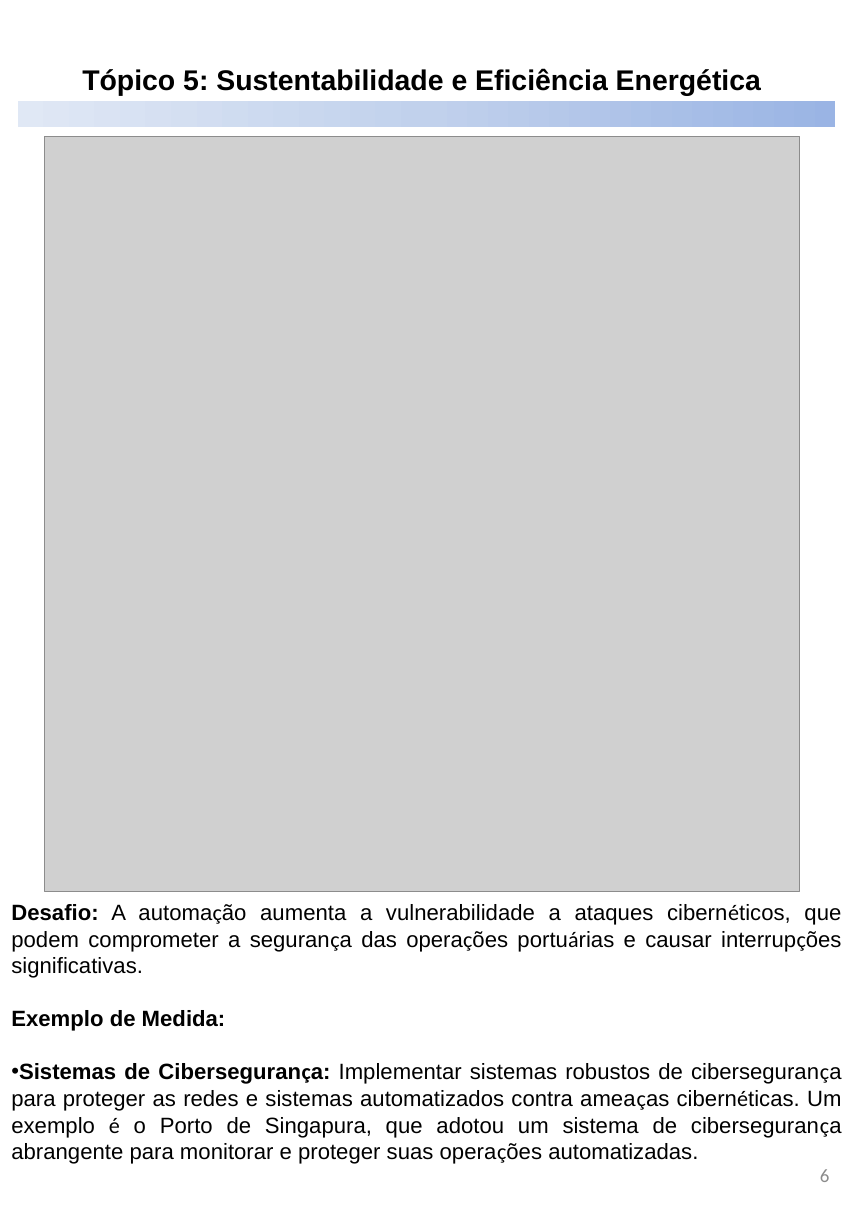
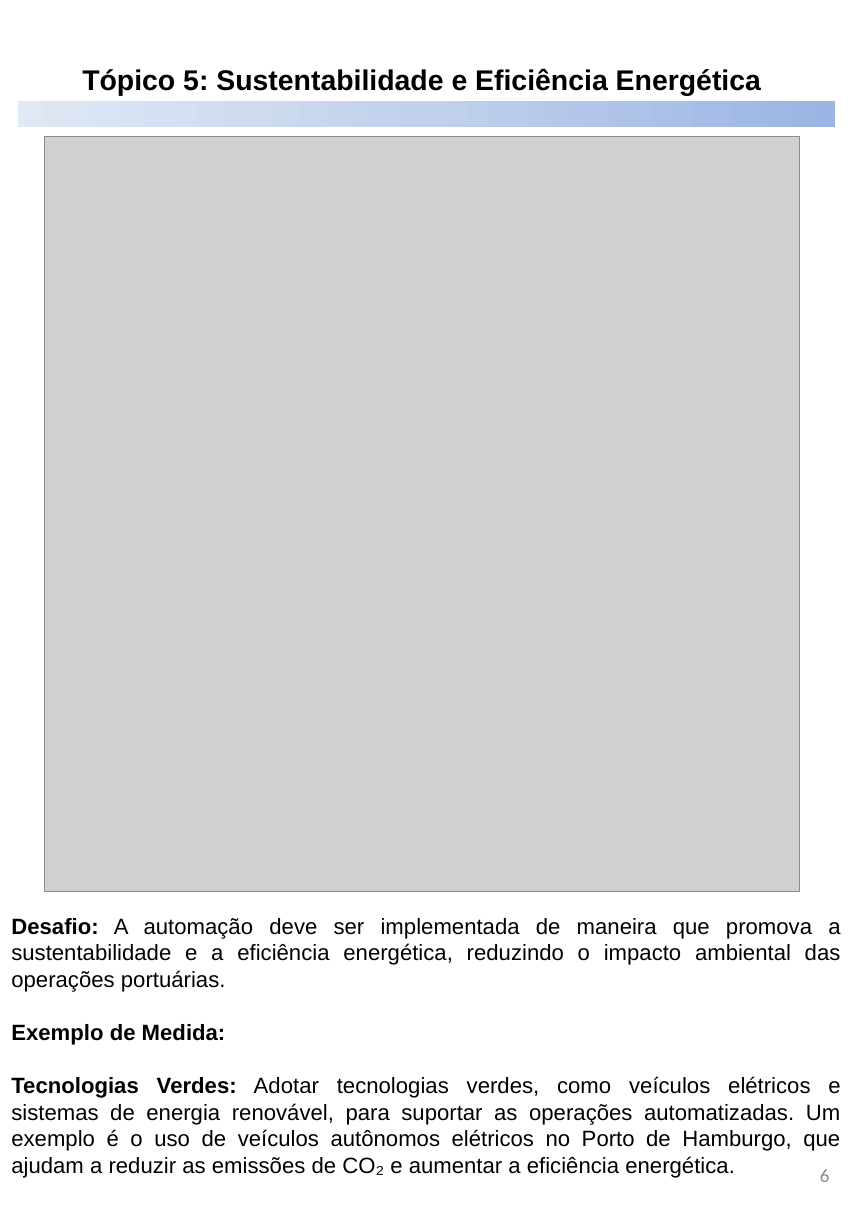
Before and after one commit to AureliobotIA/prompts-recipe-to-create-a-ebook, a slide deck: slide 7 of output/Apresentação IA Porto.pptx. Drawn at 853x1232 pixels with LibreOffice and Linux fonts; fonts in the diff are those of the drawing; grey boxes stand for pictures. Boxes give left, top, right and bottom in pixels: in the first picture for what was removed or moved away, otherwise in the second. Text is boxed around its words. In the diff, an @@ line names an element or a change of style, - is before the commit and + after.

```diff
--- a/output/Apresentação IA Porto.pptx
+++ b/output/Apresentação IA Porto.pptx
@@ text "Desafio: A automação deve ser ...": place and size @@
-text "Desafio: A automação deve ser ..." at [11, 904, 842, 1164]
+text "Desafio: A automação deve ser ..." at [11, 918, 841, 1178]
@@ text at [11, 918, 841, 992]: text changed @@
-Desafio: A automação aumenta a vulnerabilidade a ataques cibernéticos, que podem comprometer a segurança das operações portuárias e causar interrupções significativas.
+Desafio: A automação deve ser implementada de maneira que promova a sustentabilidade e a eficiência energética, reduzindo o impacto ambiental das operações portuárias.
@@ text at [11, 1076, 840, 1178]: text changed @@
-• Sistemas de Cibersegurança: Implementar sistemas robustos de cibersegurança para proteger as redes e sistemas automatizados contra ameaças cibernéticas. Um exemplo é o Porto de Singapura, que adotou um sistema de cibersegurança abrangente para monitorar e proteger suas operações automatizadas.
+Tecnologias Verdes: Adotar tecnologias verdes, como veículos elétricos e sistemas de energia renovável, para suportar as operações automatizadas. Um exemplo é o uso de veículos autônomos elétricos no Porto de Hamburgo, que ajudam a reduzir as emissões de CO₂ e aumentar a eficiência energética.
```
